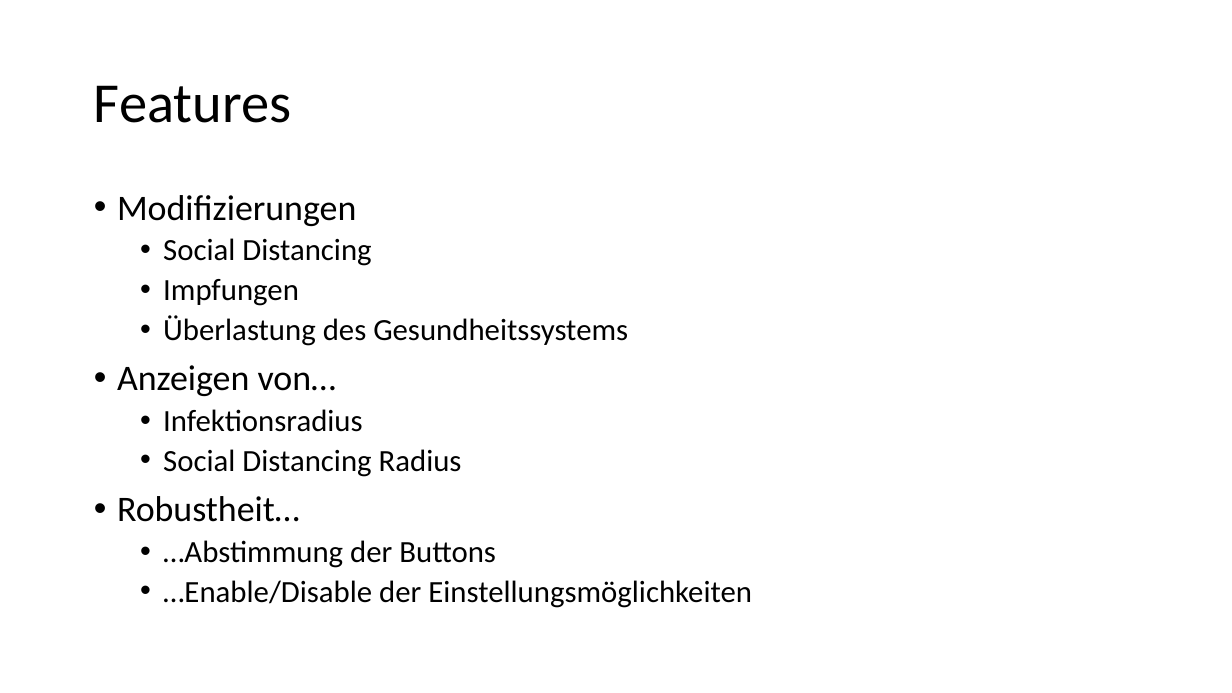
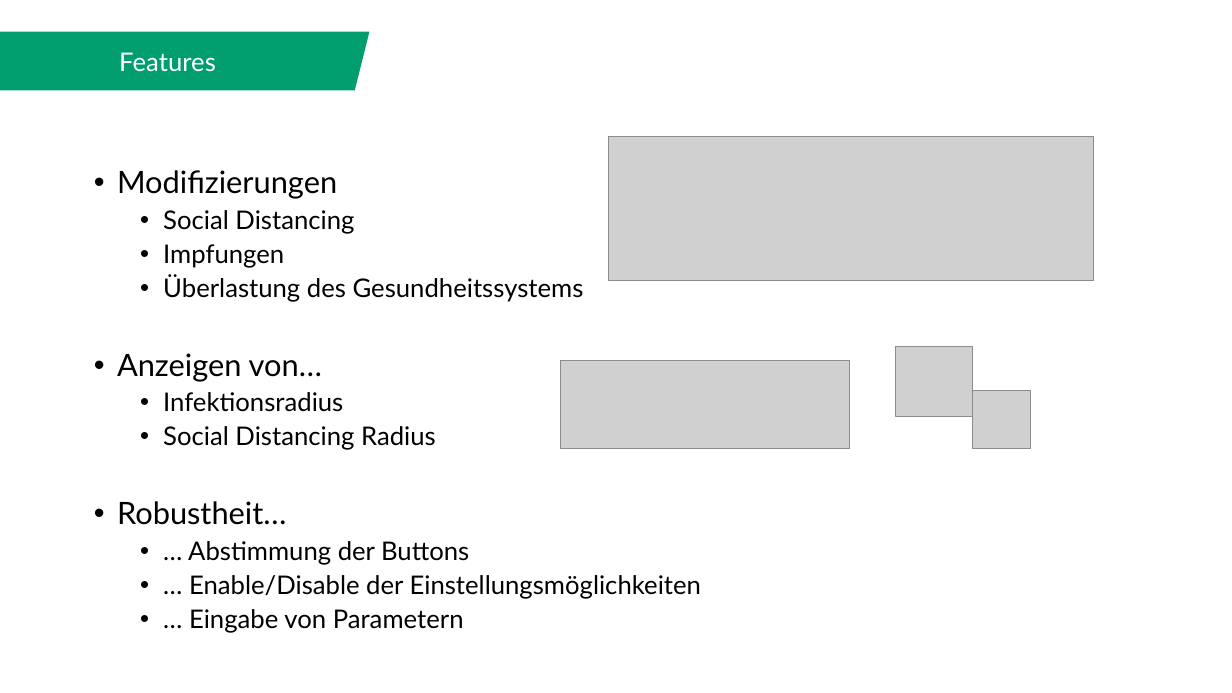
Before and after one commit to JonasAdler/pandemic_simulator, a slide deck: slide 9 of Abschlusspräsentation zum Bachelor-Praktikum.pptx. Drawn at 1232x693 pixels with LibreOffice and Linux fonts; fonts in the diff are those of the drawing; grey boxes stand for pictures. Boxes give left, top, right and bottom in pixels: in the first picture for what was removed or moved away, otherwise in the second. Text is boxed around its words. In the diff, an @@ line names an element or a change of style, - is before the commit and + after.

```diff
--- a/Abschlusspräsentation zum Bachelor-Praktikum.pptx
+++ b/Abschlusspräsentation zum Bachelor-Praktikum.pptx
@@ text "Features": place and size @@
-text "Features" at [94, 85, 291, 123]
+text "Features" at [119, 52, 216, 72]
@@ text "Features" at [119, 52, 216, 72]: size 44 to 20 pt, font Calibri to Lato, text colour #000000 to #FFFFFF; alignment left to centre; line spacing 0.9 to 1; vertical alignment middle to top @@
@@ parallelogram added at [0, 32, 369, 90], fill #009E6F, outline #009E6F 1 pt @@
@@ picture added at [608, 136, 1093, 280] @@
@@ text "Modifizierungen": place and size @@
-text "Modifizierungen" at [117, 195, 752, 608]
+text "Modifizierungen" at [117, 170, 701, 633]
@@ text at [117, 170, 584, 525]: size 28 to 24 pt in "Modifizierungen", "Anzeigen von…", "Robustheit…"; font Calibri to Lato in "Modifizierungen", "Social Distancing", "Impfungen", "Überlastung des Gesundheitssystems" and 4 more places; size 24 to 20 pt in "Social Distancing", "Impfungen", "Überlastung des Gesundheitssystems", "Infektionsradius" and 1 more places @@
@@ picture added at [896, 347, 972, 417] @@
@@ picture added at [560, 360, 849, 448] @@
@@ picture added at [973, 391, 1031, 449] @@
@@ text at [188, 541, 701, 633]: text changed; size 24 to 20 pt; font Calibri to Lato @@
-  • …Abstimmung der Buttons
-  • …Enable/Disable der Einstellungsmöglichkeiten
+  • … Abstimmung der Buttons
+  • … Enable/Disable der Einstellungsmöglichkeiten
+  • … Eingabe von Parametern
```
Also in this commit, not shown: 8 other slides changed, 1 slide added, 1 slide removed.
